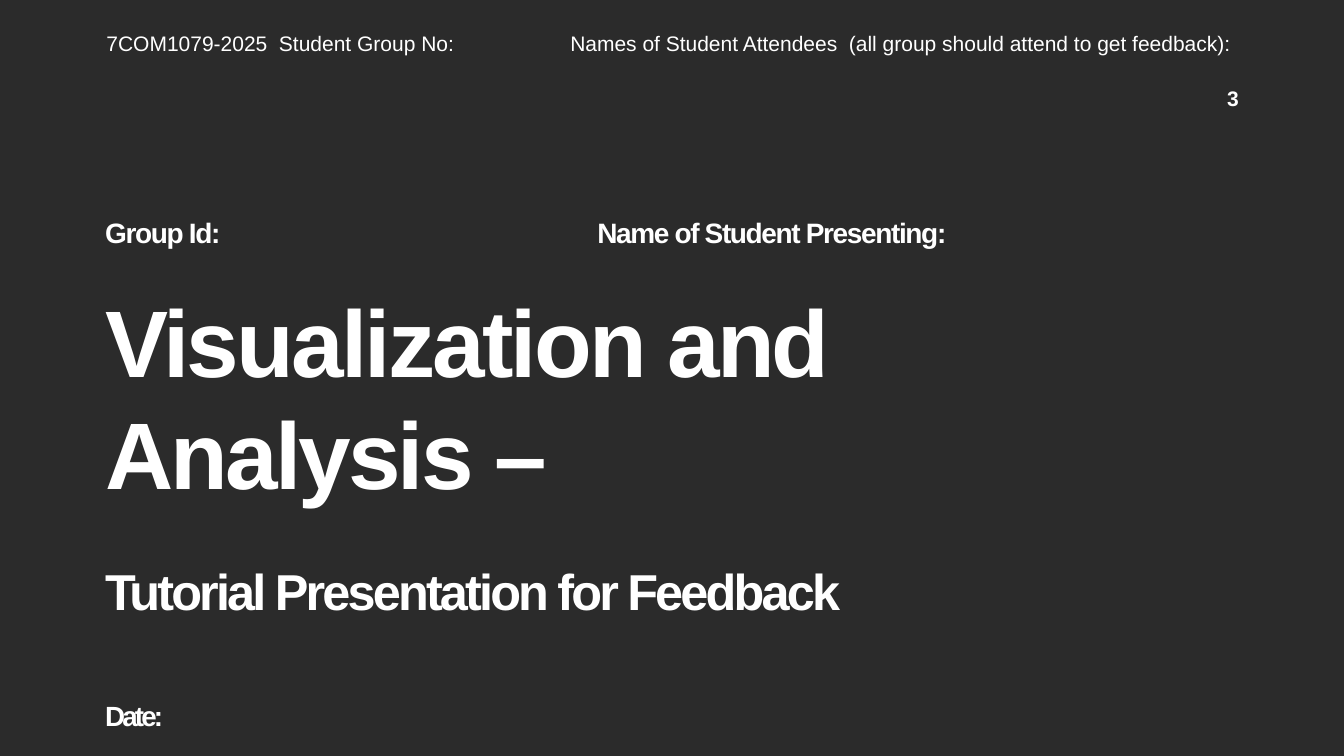
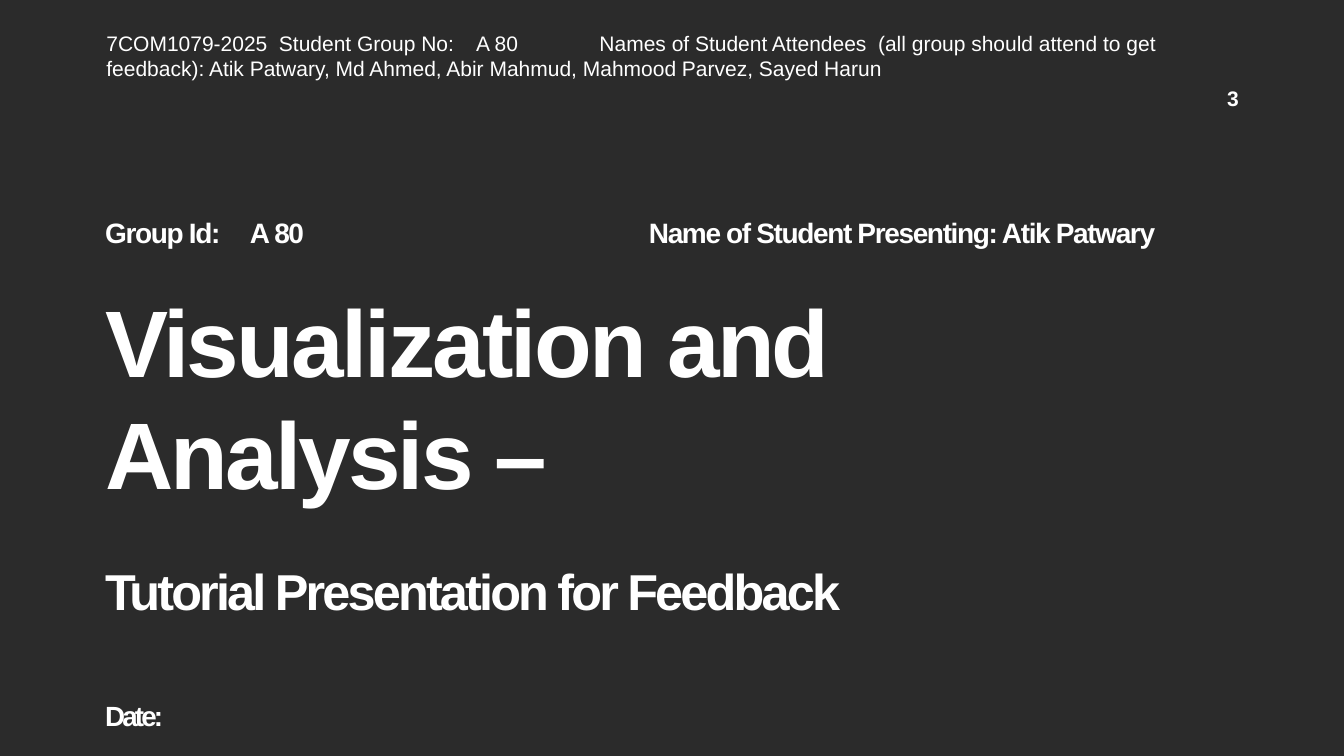
Before and after one commit to sh25aao/A80-TRDP-GroupProjectReport, a slide deck: slide 3 of vis_and_analysis_student_demo_template.pptx. Drawn at 1344x756 pixels with LibreOffice and Linux fonts; fonts in the diff are those of the drawing; background and template pictures are left out; a plain dark background stands for a picture behind light text. Boxes give left, top, right and bottom in pixels: in the first picture for what was removed or moved away, otherwise in the second. Text is boxed around its words. In the diff, an @@ line names an element or a change of style, - is before the commit and + after.

```diff
--- a/vis_and_analysis_student_demo_template.pptx
+++ b/vis_and_analysis_student_demo_template.pptx
@@ text at [106,35,1155,80]: text changed @@
-7COM1079-2025 Student Group No: Names of Student Attendees (all group should attend to get feedback):
+7COM1079-2025 Student Group No: A 80 Names of Student Attendees (all group should attend to get feedback): Atik Patwary, Md Ahmed, Abir Mahmud, Mahmood Parvez, Sayed Harun
@@ subtitle at [105,222,1155,248]: text changed @@
-Group Id: Name of Student Presenting:
+Group Id: A 80 Name of Student Presenting: Atik Patwary
```
Also in this commit, not shown: 1 other slide changed, 2 slides added, 3 slides removed.
